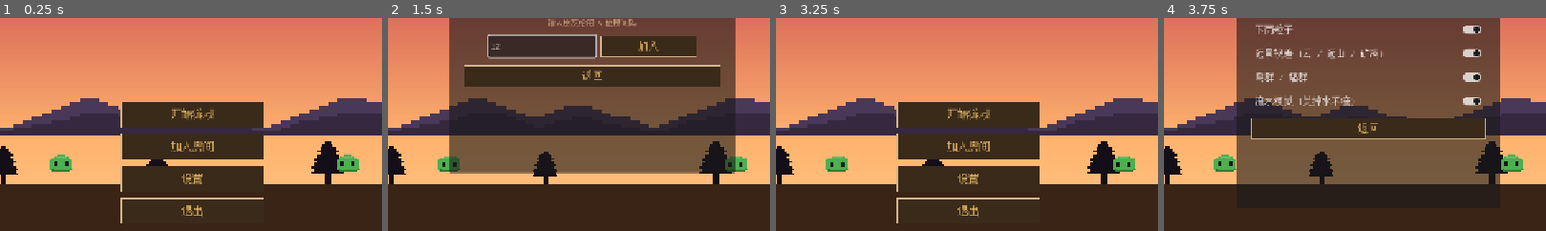
Above: before the commit, frames 1-4 (left to right).
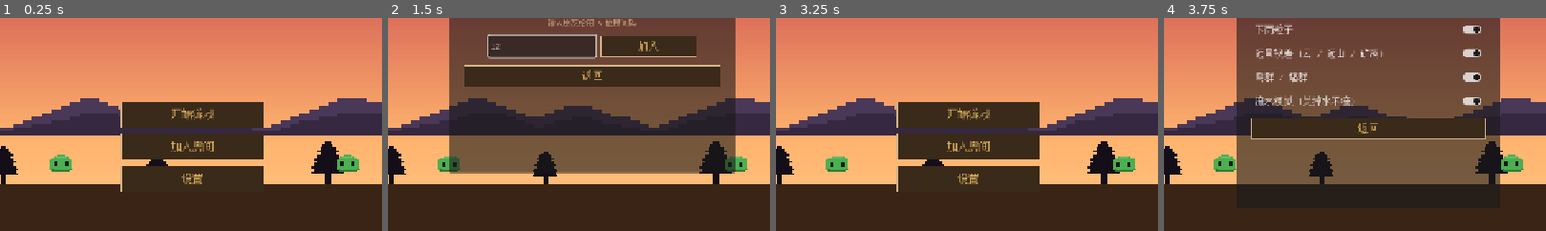
Above: after the commit, the same moments.

Repository: Nornttyy/tielaruia
Game: Godot game, scene res://scenes/main.tscn
Same seed, same stepped clock (60 frames per second), same inputs: the game is played once before the commit and once after it.
Inputs (mouse positions are % of the whole screen's width and height, from its top left):
- Up to frame 1 (0.25 s): no input
- Up to frame 2 (1.5 s): click "加入房间" at 0.5 s; click (43, 42) at 1.27 s; type "12" at 1.35 s
- Up to frame 3 (3.25 s): click "加入" at 2 s; click "返回" at 2.75 s
- Up to frame 4 (3.75 s): click "设置" at 3.5 s
The pictures show only the part of the screen within x 23-73%, y 36-86%; the shares and areas given below are measured in that part.

The runs differ from the first frame. In frame 1, 0.5% of the frame differs, in the area x 31-69%, y 84-97%; in frame 2, nothing differs; in frame 3, 0.5%; in frame 4, nothing differs.

Commit message:
feat(ui): 删主菜单的 "退出" 按钮
用户要求. 跟暂停菜单 quit 一致, 网页游戏关 tab 即可, quit 没用.

- scenes/ui/main_menu.tscn: 删 QuitRow (HBoxContainer + Arrow + Button)
- scripts/ui/main_menu.gd: 删 _setup_buttons rows 里的 QuitRow + _on_quit_pressed

Co-Authored-By: Claude Opus 4.7 (1M context) <noreply@anthropic.com>

Diff:
--- a/project.godot
+++ b/project.godot
@@ -33,6 +33,7 @@
 SfxBank="*res://scripts/audio/sfx_bank.gd"
 MusicBank="*res://scripts/audio/music_bank.gd"
 NetworkManager="*res://scripts/net/network_manager.gd"
+ChestStorage="*res://scripts/autoload/chest_storage.gd"
 
 [display]
 
--- /dev/null
+++ b/scenes/ui/chest_panel.tscn
@@ -0,0 +1,8 @@
+[gd_scene load_steps=2 format=3 uid="uid://b6teilaruiachestp"]
+
+[ext_resource type="Script" path="res://scripts/ui/chest_panel.gd" id="1_cp"]
+
+[node name="ChestPanel" type="CanvasLayer"]
+layer = 50
+process_mode = 3
+script = ExtResource("1_cp")
--- a/scenes/ui/main_menu.tscn
+++ b/scenes/ui/main_menu.tscn
@@ -135,21 +135,6 @@
 custom_minimum_size = Vector2(240, 44)
 text = "设置"
 
-[node name="QuitRow" type="HBoxContainer" parent="ButtonLayer/VBox"]
-theme_override_constants/separation = 6
-
-[node name="Arrow" type="Label" parent="ButtonLayer/VBox/QuitRow"]
-custom_minimum_size = Vector2(20, 40)
-text = "▶"
-vertical_alignment = 1
-theme_override_font_sizes/font_size = 18
-theme_override_colors/font_color = Color(0.949, 0.761, 0.396, 1)
-visible = false
-
-[node name="Button" type="Button" parent="ButtonLayer/VBox/QuitRow"]
-custom_minimum_size = Vector2(240, 44)
-text = "退出"
-
 [node name="FadeOverlay" type="ColorRect" parent="ButtonLayer"]
 anchors_preset = 15
 anchor_right = 1.0
--- a/scripts/art/blocks_art.gd
+++ b/scripts/art/blocks_art.gd
@@ -766,6 +766,26 @@
 	"kkkkkkkkkkkkkkkk",
 ]
 
+# 箱子 (CHEST): 16x16, 上盖 + 金属包带 + 锁孔
+const _CHEST := [
+	"................",
+	".kkkkkkkkkkkkkk.",
+	".kmmwwwwwwwwmmk.",
+	".kmwlwwwwwwlwmk.",
+	".kmwwwwwwwwwwmk.",
+	".kkkkkkkkkkkkkk.",
+	".kwwwwwmmwwwwwk.",
+	".kwlwwwmomwwwlk.",
+	".kwwwwwmmwwwwwk.",
+	".kwwwwwwwwwwwwk.",
+	".kwlwwwWWwwwlwk.",
+	".kwwwwwwwwwwwwk.",
+	".kWWwwwwwwwwWWk.",
+	".kmmwwwwwwwwmmk.",
+	".kkkkkkkkkkkkkk.",
+	"................",
+]
+
 # 门 (关) — 占 1 tile，门顶用 Door scene 上方延伸
 const _DOOR_CLOSED := [
 	"DDDDDDDDDDDDDDDD",
@@ -1230,6 +1250,7 @@
 	WATER_L1: [_WATER, _P_WATER],
 	WATER_L2: [_WATER, _P_WATER],
 	WATER_L3: [_WATER, _P_WATER],
+	CHEST: [_CHEST, _P_CHEST],
 }
 
 
--- a/scripts/autoload/art_cache.gd
+++ b/scripts/autoload/art_cache.gd
@@ -86,6 +86,7 @@
 		BlocksArt.LOG_TOP, BlocksArt.LOG_ROOT_L, BlocksArt.LOG_ROOT_R,
 		BlocksArt.BRANCH_L, BlocksArt.BRANCH_R,
 		BlocksArt.WATER_L1, BlocksArt.WATER_L2, BlocksArt.WATER_L3,
+		BlocksArt.CHEST,
 	]
 	for tile_id in tile_ids:
 		if EdgeTemplates.FAMILY_OF.has(tile_id):
@@ -172,6 +173,7 @@
 	"gold_ore": BlocksArt.GOLD_ORE,
 	"diamond": BlocksArt.DIAMOND_ORE,
 	"hell_crystal": BlocksArt.HELL_CRYSTAL,
+	"chest": BlocksArt.CHEST,
 }
 
 
--- /dev/null
+++ b/scripts/autoload/chest_storage.gd
@@ -0,0 +1,53 @@
+# 全局箱子存储 (autoload). tile 坐标 (Vector2i) → 24 格物品槽数组.
+# 槽格式: null (空) 或 {"item_id": String, "count": int}, 跟 player_inventory 一致.
+# 存档时 SaveManager 调 dump() / restore() 持久化.
+extends Node
+
+const SLOTS_PER_CHEST := 24
+
+# tile_coord (Vector2i) → Array[24] of slot dicts
+var _chests: Dictionary = {}
+
+
+# 获取某 tile 的箱子槽数组 (没有就懒创建空数组). 直接返回 reference, 改了立即生效.
+func get_slots(tile_coord: Vector2i) -> Array:
+	if not _chests.has(tile_coord):
+		var arr: Array = []
+		arr.resize(SLOTS_PER_CHEST)
+		for i in SLOTS_PER_CHEST:
+			arr[i] = null
+		_chests[tile_coord] = arr
+	return _chests[tile_coord]
+
+
+# 箱子方块被破坏时调: 把里面的内容当 ItemDrop 撒出来, 删字典 entry.
+func clear(tile_coord: Vector2i) -> Array:
+	if not _chests.has(tile_coord):
+		return []
+	var contents: Array = _chests[tile_coord]
+	_chests.erase(tile_coord)
+	return contents
+
+
+# === 存档 ===
+
+# 序列化所有箱子内容 → Dictionary<"x,y", Array[24] dict slots>
+# JSON / Resource 不支持 Vector2i key, 转 String "x,y".
+func dump() -> Dictionary:
+	var out: Dictionary = {}
+	for k in _chests.keys():
+		var pos: Vector2i = k
+		var key_str: String = "%d,%d" % [pos.x, pos.y]
+		out[key_str] = _chests[k].duplicate()
+	return out
+
+
+# 从存档还原. 清空当前, 重建字典.
+func restore(data: Dictionary) -> void:
+	_chests.clear()
+	for k in data.keys():
+		var parts: PackedStringArray = String(k).split(",")
+		if parts.size() != 2:
+			continue
+		var tile := Vector2i(int(parts[0]), int(parts[1]))
+		_chests[tile] = data[k]
--- a/scripts/main.gd
+++ b/scripts/main.gd
@@ -8,6 +8,7 @@
 const FloatingPromptScene = preload("res://scenes/ui/floating_prompt.tscn")
 const HudScene = preload("res://scenes/ui/hud.tscn")
 const CraftingPanelScene = preload("res://scenes/ui/crafting_panel.tscn")
+const ChestPanelScene = preload("res://scenes/ui/chest_panel.tscn")
 const DialogueBoxScene = preload("res://scenes/ui/dialogue_box.tscn")
 
 @onready var _main_menu: CanvasLayer = $MainMenu
@@ -84,6 +85,11 @@
 	add_child(crafting)
 	_game_nodes.append(crafting)
 
+	var chest = ChestPanelScene.instantiate()
+	chest.name = "ChestPanel"
+	add_child(chest)
+	_game_nodes.append(chest)
+
 	var floating = FloatingPromptScene.instantiate()
 	floating.add_to_group("floating_prompt")
 	add_child(floating)
@@ -142,6 +148,9 @@
 		return
 	# 恢复玩家挖/放的 chunk 改动 (写 _deltas, 之后 chunk 加载时会应用)
 	SaveManager.apply_chunk_deltas(w.chunk_manager, data.chunk_deltas)
+	# 恢复箱子内容 (24 格 × 每个 chest tile)
+	if "chest_contents" in data:
+		ChestStorage.restore(data.chest_contents)
 	# 把已经加载的 chunk 也重新刷一遍 tile 视觉 — 简单做法: 让 chunk_manager 重载
 	# 否则玩家挖过的方块在 load 时不会显示
 	for cx in data.chunk_deltas.keys():
--- a/scripts/player/player_action.gd
+++ b/scripts/player/player_action.gd
@@ -236,6 +236,13 @@
 	if tid == Tiles.LOG and _is_tree_base(world, tile.x, tile.y):
 		_cascade_chop_tree(world, tile, tool_kind)
 		return
+	# 砍 chest: 内容物先撒出来 (不丢)
+	if tid == Tiles.CHEST:
+		var contents: Array = ChestStorage.clear(tile)
+		for s in contents:
+			if s != null:
+				for _i in s.count:
+					_spawn_drop(s.item_id, tile)
 	# 普通破: 单格
 	if world.has_method("_set_tile"):
 		world._set_tile(tile.x, tile.y, Tiles.AIR)
@@ -487,6 +494,19 @@
 			player_node.fire_grappling_hook(player_node.get_global_mouse_position())
 		return
 
+	# 右键刚按下 + 鼠标对准的 tile 是 CHEST → 打开箱子面板 (优先级高于放置/吃)
+	if just:
+		var aim_tile: Vector2i = aim_tile_coord()
+		if in_reach(aim_tile):
+			var terrain := _terrain()
+			if terrain != null and terrain.get_cell_source_id(aim_tile) == Tiles.CHEST:
+				var cp: CanvasLayer = get_tree().get_first_node_in_group("chest_panel")
+				if cp == null:
+					cp = get_tree().root.find_child("ChestPanel", true, false)
+				if cp != null and cp.has_method("open"):
+					cp.open(aim_tile, inv)
+				return
+
 	# 持食物 + 按住 + 没吃饱 → 进入/保持 eating
 	if holding_food and held and hunger != null and int(hunger.current) < hunger.MAX:
 		if _eat_item_id != slot.item_id:
--- a/scripts/save/save_data.gd
+++ b/scripts/save/save_data.gd
@@ -15,3 +15,5 @@
 @export var chunk_deltas: Dictionary = {}
 # 实体快照: [{"type": "slime"|"villager"|"item_drop", "position": Vector2, ...}]
 @export var entities: Array = []
+# 箱子内容: "x,y" (tile world coord) → Array<24>{item_id, count} or null
+@export var chest_contents: Dictionary = {}
--- a/scripts/save/save_manager.gd
+++ b/scripts/save/save_manager.gd
@@ -49,6 +49,7 @@
 	data.spawn_point = world.spawn_point
 	data.chunk_deltas = _serialize_chunk_deltas(world.chunk_manager)
 	data.entities = _serialize_entities()
+	data.chest_contents = ChestStorage.dump()
 	var player: Node2D = world.get_player()
 	if player != null:
 		data.player_position = player.global_position
--- /dev/null
+++ b/scripts/ui/chest_panel.gd
@@ -0,0 +1,222 @@
+# 箱子面板: open(tile_coord) 时显示, 24 格 chest + 27 格玩家主背包 (非 hotbar).
+# 点击任意格 → 把整堆移到另一边的第一个空槽 (shift-click 风).
+# 玩家走远 / ESC / 关闭按钮 / 再次右键 → 关.
+# UI 全在代码里建, 没有专门 tscn.
+extends CanvasLayer
+
+const SLOT_SIZE := 40
+const COLS_CHEST := 8
+const ROWS_CHEST := 3
+const COLS_PLAYER := 9
+const ROWS_PLAYER := 3
+
+@onready var _root: Control = null
+var _chest_slots_ui: Array = []          # 24 个 PanelContainer (用 update_slot 刷)
+var _player_slots_ui: Array = []         # 27 个 PanelContainer
+
+var _chest_tile: Vector2i = Vector2i.ZERO
+var _is_open: bool = false
+var _player_inv: Node = null    # 玩家 PlayerInventory
+
+
+func _ready() -> void:
+	layer = 50
+	add_to_group("chest_panel")
+	process_mode = Node.PROCESS_MODE_ALWAYS
+	_build_ui()
+	visible = false
+
+
+func _build_ui() -> void:
+	# 半透明黑遮罩
+	var dim := ColorRect.new()
+	dim.color = Color(0, 0, 0, 0.5)
+	dim.set_anchors_preset(Control.PRESET_FULL_RECT)
+	dim.mouse_filter = Control.MOUSE_FILTER_PASS
+	add_child(dim)
+
+	_root = PanelContainer.new()
+	_root.set_anchors_preset(Control.PRESET_CENTER)
+	_root.custom_minimum_size = Vector2(SLOT_SIZE * COLS_PLAYER + 32, SLOT_SIZE * (ROWS_CHEST + ROWS_PLAYER) + 96)
+	# 居中
+	_root.position = Vector2(-_root.custom_minimum_size.x / 2, -_root.custom_minimum_size.y / 2)
+	add_child(_root)
+
+	var vbox := VBoxContainer.new()
+	vbox.add_theme_constant_override("separation", 8)
+	_root.add_child(vbox)
+
+	# 标题: 箱子
+	var title := Label.new()
+	title.text = "箱子"
+	title.horizontal_alignment = HORIZONTAL_ALIGNMENT_CENTER
+	title.add_theme_font_size_override("font_size", 18)
+	title.add_theme_color_override("font_color", Color(0.949, 0.761, 0.396))
+	vbox.add_child(title)
+
+	# 箱子 3x8 grid
+	var chest_grid := GridContainer.new()
+	chest_grid.columns = COLS_CHEST
+	chest_grid.add_theme_constant_override("h_separation", 2)
+	chest_grid.add_theme_constant_override("v_separation", 2)
+	vbox.add_child(chest_grid)
+	for i in COLS_CHEST * ROWS_CHEST:
+		var slot := _make_slot(i, true)
+		chest_grid.add_child(slot)
+		_chest_slots_ui.append(slot)
+
+	# 分隔
+	var sep := HSeparator.new()
+	vbox.add_child(sep)
+
+	# 标题: 你的背包
+	var p_title := Label.new()
+	p_title.text = "你的背包 (点格子转移)"
+	p_title.horizontal_alignment = HORIZONTAL_ALIGNMENT_CENTER
+	p_title.add_theme_font_size_override("font_size", 14)
+	p_title.add_theme_color_override("font_color", Color(0.831, 0.71, 0.541))
+	vbox.add_child(p_title)
+
+	# 玩家主背包 3x9 grid (不含 hotbar, hotbar 是 inv.slots[0..8])
+	var p_grid := GridContainer.new()
+	p_grid.columns = COLS_PLAYER
+	p_grid.add_theme_constant_override("h_separation", 2)
+	p_grid.add_theme_constant_override("v_separation", 2)
+	vbox.add_child(p_grid)
+	for i in COLS_PLAYER * ROWS_PLAYER:
+		var slot := _make_slot(i, false)
+		p_grid.add_child(slot)
+		_player_slots_ui.append(slot)
+
+	# 关按钮
+	var close_btn := Button.new()
+	close_btn.text = "关闭 (ESC / 右键)"
+	close_btn.custom_minimum_size = Vector2(0, 32)
+	close_btn.pressed.connect(close)
+	vbox.add_child(close_btn)
+
+
+func _make_slot(idx: int, is_chest: bool) -> PanelContainer:
+	var p := PanelContainer.new()
+	p.custom_minimum_size = Vector2(SLOT_SIZE, SLOT_SIZE)
+	# 背景: 暗灰
+	var bg := ColorRect.new()
+	bg.color = Color(0.18, 0.18, 0.2)
+	bg.set_anchors_preset(Control.PRESET_FULL_RECT)
+	bg.mouse_filter = Control.MOUSE_FILTER_IGNORE
+	p.add_child(bg)
+	# icon
+	var icon := TextureRect.new()
+	icon.name = "Icon"
+	icon.stretch_mode = TextureRect.STRETCH_KEEP_CENTERED
+	icon.set_anchors_preset(Control.PRESET_FULL_RECT)
+	icon.mouse_filter = Control.MOUSE_FILTER_IGNORE
+	p.add_child(icon)
+	# count label
+	var lbl := Label.new()
+	lbl.name = "Count"
+	lbl.set_anchors_preset(Control.PRESET_BOTTOM_RIGHT)
+	lbl.position = Vector2(-22, -16)
+	lbl.add_theme_font_size_override("font_size", 12)
+	lbl.add_theme_color_override("font_color", Color(1, 1, 1))
+	lbl.add_theme_color_override("font_outline_color", Color(0, 0, 0))
+	lbl.add_theme_constant_override("outline_size", 3)
+	lbl.mouse_filter = Control.MOUSE_FILTER_IGNORE
+	p.add_child(lbl)
+	# 点击 → transfer
+	var btn := Button.new()
+	btn.flat = true
+	btn.set_anchors_preset(Control.PRESET_FULL_RECT)
+	btn.pressed.connect(_on_slot_pressed.bind(idx, is_chest))
+	p.add_child(btn)
+	return p
+
+
+func _refresh_slot(slot_ui: PanelContainer, slot_data) -> void:
+	var icon: TextureRect = slot_ui.get_node("Icon")
+	var count: Label = slot_ui.get_node("Count")
+	if slot_data == null:
+		icon.texture = null
+		count.text = ""
+	else:
+		icon.texture = ArtCache.get_inventory_icon(slot_data.item_id)
+		count.text = str(slot_data.count) if slot_data.count > 1 else ""
+
+
+func _refresh_all() -> void:
+	var chest_arr: Array = ChestStorage.get_slots(_chest_tile)
+	for i in _chest_slots_ui.size():
+		_refresh_slot(_chest_slots_ui[i], chest_arr[i])
+	# 玩家主背包: slots[9..35] (前 9 是 hotbar)
+	if _player_inv != null and _player_inv.inventory != null:
+		var p_slots: Array = _player_inv.inventory.slots
+		for i in _player_slots_ui.size():
+			var idx: int = 9 + i
+			var data = p_slots[idx] if idx < p_slots.size() else null
+			_refresh_slot(_player_slots_ui[i], data)
+
+
+# 点击格子 → 把这堆转到另一边的第一个空格
+func _on_slot_pressed(idx: int, is_chest: bool) -> void:
+	if _player_inv == null or _player_inv.inventory == null:
+		return
+	var chest_arr: Array = ChestStorage.get_slots(_chest_tile)
+	var p_slots: Array = _player_inv.inventory.slots
+	if is_chest:
+		var src = chest_arr[idx]
+		if src == null:
+			return
+		# 找玩家主背包 (idx 9..35) 第一个空槽
+		var dst_idx: int = _find_first_empty(p_slots, 9, p_slots.size())
+		if dst_idx == -1:
+			return
+		p_slots[dst_idx] = src
+		chest_arr[idx] = null
+		if _player_inv.has_signal("inventory_changed"):
+			_player_inv.inventory_changed.emit()
+	else:
+		var src2 = p_slots[9 + idx]
+		if src2 == null:
+			return
+		var dst_idx2: int = _find_first_empty(chest_arr, 0, chest_arr.size())
+		if dst_idx2 == -1:
+			return
+		chest_arr[dst_idx2] = src2
+		p_slots[9 + idx] = null
+		if _player_inv.has_signal("inventory_changed"):
+			_player_inv.inventory_changed.emit()
+	_refresh_all()
+
+
+func _find_first_empty(arr: Array, start: int, end: int) -> int:
+	for i in range(start, end):
+		if arr[i] == null:
+			return i
+	return -1
+
+
+# 由 player_action 调: 右键箱子打开
+func open(tile_coord: Vector2i, player_inv: Node) -> void:
+	_chest_tile = tile_coord
+	_player_inv = player_inv
+	visible = true
+	_is_open = true
+	_refresh_all()
+
+
+func close() -> void:
+	visible = false
+	_is_open = false
+
+
+func is_open() -> bool:
+	return _is_open
+
+
+func _unhandled_input(event: InputEvent) -> void:
+	if not _is_open:
+		return
+	if event is InputEventKey and event.pressed and not event.echo:
+		if event.keycode == KEY_ESCAPE:
+			close()
+			get_viewport().set_input_as_handled()
--- a/scripts/ui/main_menu.gd
+++ b/scripts/ui/main_menu.gd
@@ -302,7 +302,6 @@
 		{"row": "NewGameRow", "callback": _on_new_game_pressed},
 		{"row": "MultiplayerRow", "callback": _on_multiplayer_pressed},
 		{"row": "SettingsRow", "callback": _on_settings_pressed},
-		{"row": "QuitRow", "callback": _on_quit_pressed},
 	]
 	for entry in rows:
 		var row_name: String = entry["row"]
@@ -511,10 +510,6 @@
 func _on_settings_back_pressed() -> void:
 	$SettingsPanel.visible = false
 	$ButtonLayer/VBox.visible = true
-
-
-func _on_quit_pressed() -> void:
-	get_tree().quit()
 
 
 # ---- settings panel ----
